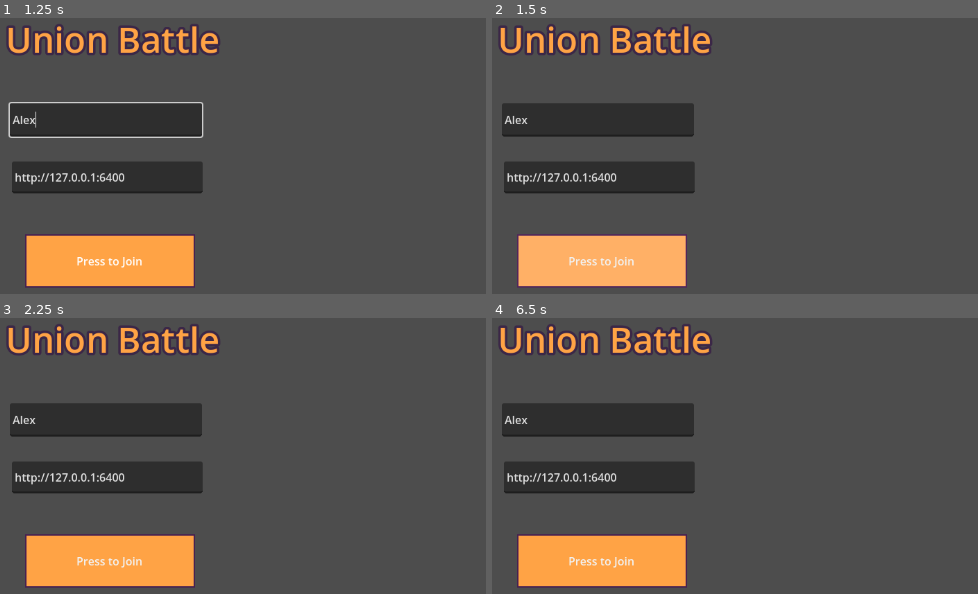
Above: before the commit, frames 1-4 (two rows, left to right).
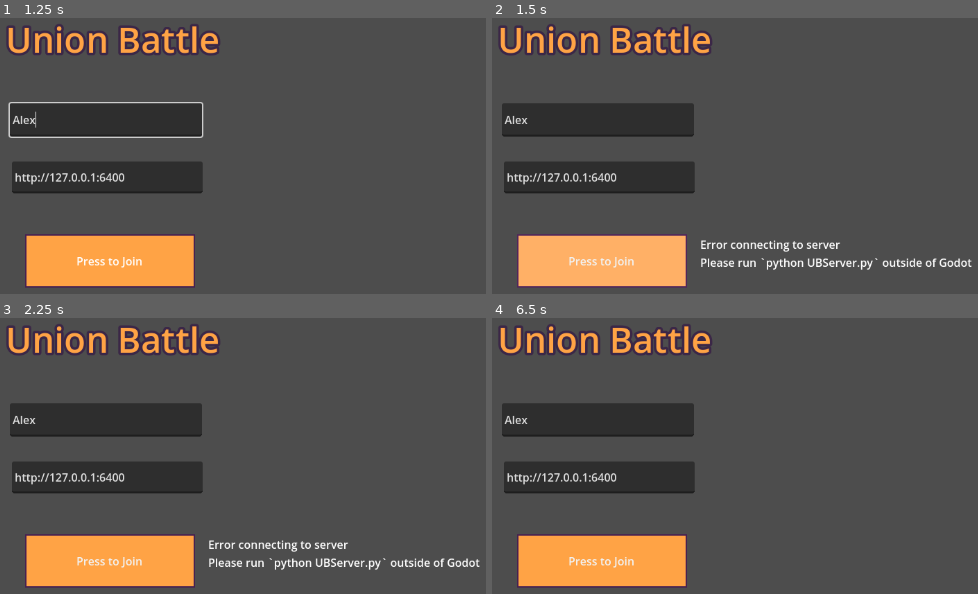
Above: after the commit, the same moments.

Repository: AX-I/Union-Battle
Game: Godot game, scene res://Scenes/start_scene.tscn
Two runs of this game, one before a commit and one after it. Both use one fixed random seed, a clock stepped at 60 frames per second and the inputs below.
Inputs (mouse positions are in pixels of both pictures, inside the frame that each line leads up to):
- Up to frame 1 (1.25 s): click (106, 120) at 0.52 s; type "Alex" at 0.6 s
- Up to frame 2 (1.5 s): click "Press to Join" at 1.25 s
- Up to frame 3 (2.25 s): move the mouse to (286, 411) at 2.02 s; click (286, 411) at 2.17 s
- Up to frame 4 (6.5 s): drag from (outside the picture) to (564, 525) at 2.77 s; move the mouse to (686, 334) at 3.52 s; click (686, 334) at 3.67 s; drag from (564, 525) to (outside the picture) at 4.27 s; move the mouse to (841, 502) at 5.02 s; click (841, 502) at 5.17 s; drag from (outside the picture) to (outside the picture) at 5.77 s

Frame 1 is identical in both runs. In frame 2, 1.3% of the frame differs, in the area x 43-99%, y 80-92%; in frame 3, 1.3%; in frame 4, nothing differs.
Error before the commit: Invalid access to property or key 'id' on a base object of type 'Nil'. (res://Scripts/start_scene_scripts/start_game_button.gd:29)

Commit message:
Display message for connection error

Diff:
--- a/union-battle/Scenes/start_scene.tscn
+++ b/union-battle/Scenes/start_scene.tscn
@@ -80,4 +80,11 @@
 
 [node name="JoinRequest" type="HTTPRequest" parent="StartGameButton"]
 
+[node name="ErrorLabel" type="Label" parent="StartGameButton"]
+layout_mode = 0
+offset_left = 264.0
+offset_top = 3.0
+offset_right = 491.0
+offset_bottom = 56.0
+
 [connection signal="pressed" from="StartGameButton" to="StartGameButton" method="_on_pressed"]
--- a/union-battle/Scripts/start_scene_scripts/start_game_button.gd
+++ b/union-battle/Scripts/start_scene_scripts/start_game_button.gd
@@ -1,5 +1,6 @@
 extends Button
 
+const CONN_ERR_STR = 'Error connecting to server\nPlease run `python UBServer.py` outside of Godot'
 
 # Called when the node enters the scene tree for the first time.
 func _ready() -> void:
@@ -10,6 +11,17 @@
 func _process(_delta: float) -> void:
 	pass
 
+func push_GUI_error(msg):
+	self.get_node('ErrorLabel').text = msg
+	var ti = Timer.new()
+	add_child(ti)
+	ti.wait_time = 5
+	ti.one_shot = true
+	ti.start()
+	ti.timeout.connect(reset_GUI_error)
+
+func reset_GUI_error():
+	self.get_node('ErrorLabel').text = ''
 
 func _on_pressed() -> void:
 	var req = self.get_node('JoinRequest')
@@ -18,12 +30,19 @@
 	Globals.SERVER_ADDR = serv
 	Globals.USERNAME = username
 	req.request_completed.connect(_on_request_completed)
-	req.request(Globals.SERVER_ADDR + '/join?user=' + Globals.USERNAME)
+	req.timeout = 1
+
+	var target = Globals.SERVER_ADDR + '/join?user=' + Globals.USERNAME
 	print('Server ', serv)
 	print('User ', username)
-
+	var err = req.request(target)
+	if err:
+		push_GUI_error(CONN_ERR_STR)
 
 func _on_request_completed(result, response_code, headers, body):
+	if result != HTTPRequest.RESULT_SUCCESS:
+		push_GUI_error(CONN_ERR_STR)
+		return
 	var json = JSON.parse_string(body.get_string_from_utf8())
 	print('Server response ', json)
 	Globals.MY_ID = json['id']
